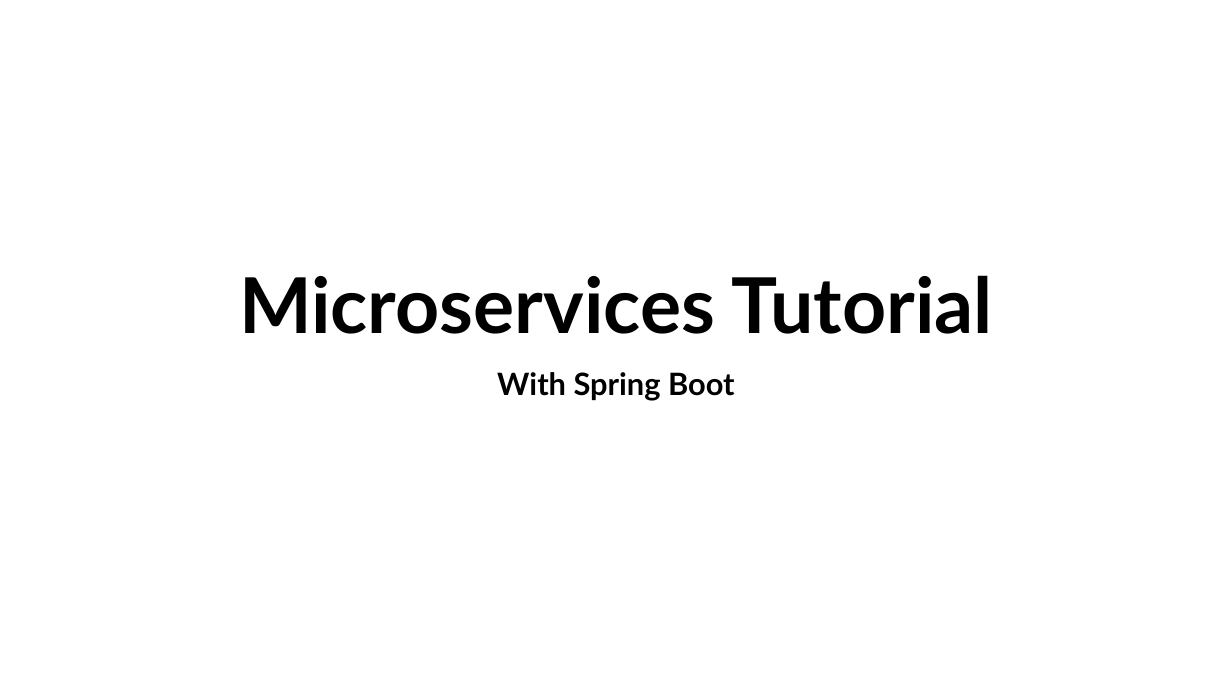
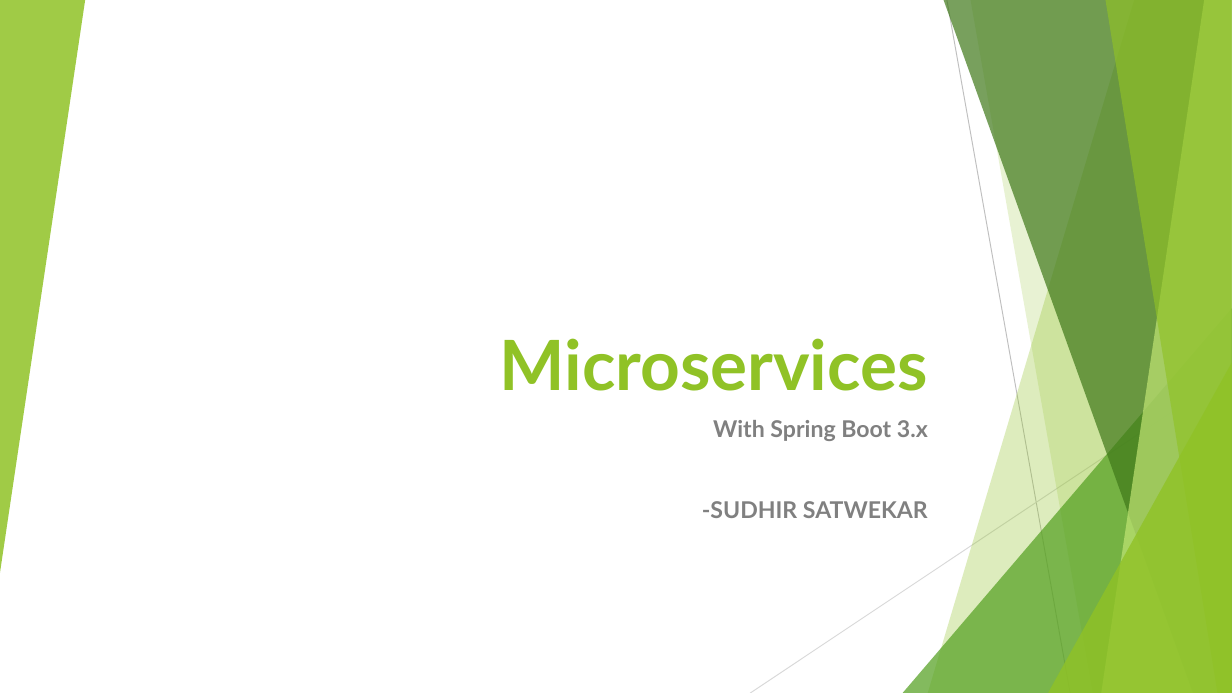
Before and after one commit to sudhirsatwekar/miscroservices_management, a slide deck: slide 1 of microservices.pptx. Drawn at 1232x693 pixels with LibreOffice and Linux fonts; fonts in the diff are those of the drawing; background and template pictures are left out. Boxes give left, top, right and bottom in pixels: in the first picture for what was removed or moved away, otherwise in the second. Text is boxed around its words. In the diff, an @@ line names an element or a change of style, - is before the commit and + after.

```diff
--- a/microservices.pptx
+++ b/microservices.pptx
@@ group added at [0, 0, 1232, 693]: 5 freeform shapes, 3 triangles, 2 lines @@
@@ title at [499, 338, 927, 391]: text changed; size 60 to 54 pt; text colour #000000 to #90C226 @@
-Microservices Tutorial
+Microservices
@@ subtitle at [702, 420, 928, 518]: text changed; size 24 to 18 pt; text colour #000000 to #808080 @@
-With Spring Boot
+With Spring Boot 3.x
+-SUDHIR SATWEKAR
```
Also in this commit, not shown: 13 other slides changed, 2 other files.
